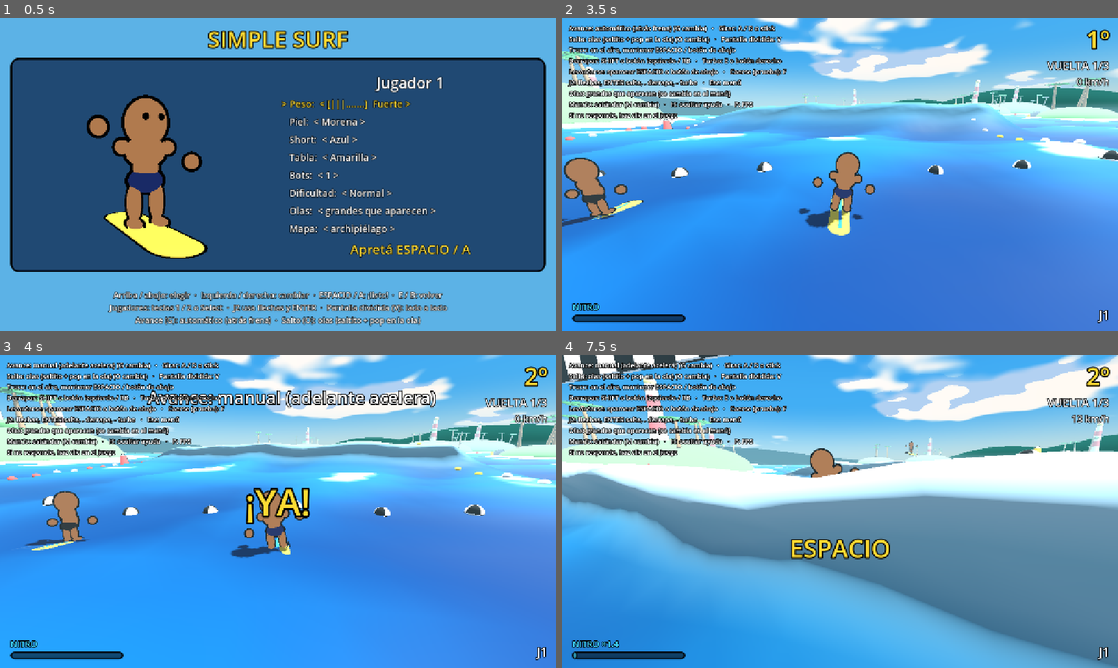
Above: before the commit, frames 1-4 (two rows, left to right).
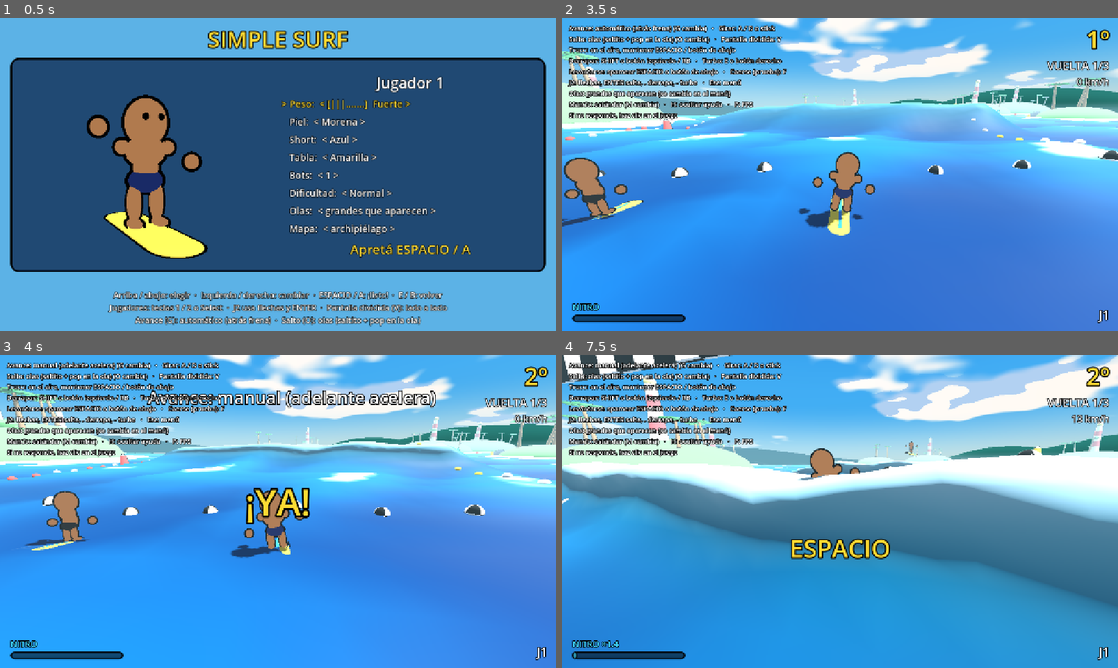
Above: after the commit, the same moments.

Repository: asimplesurfer/simplesurf
Game: Godot game, scene res://ui/menus/character_select.tscn
Same seed, same stepped clock (60 frames per second), same inputs: the game is played once before the commit and once after it.
Inputs (mouse positions are in pixels of both pictures, inside the frame that each line leads up to):
- Up to frame 1 (0.5 s): no input
- Up to frame 2 (3.5 s): tap Enter at 0.5 s; move the mouse to (962, 158) at 0.52 s; hold D (p1_right) 0.53-1.25 s; hold Space (p1_a) 0.53-1.25 s; click (962, 158) at 0.67 s; drag from (728, 190) to (812, 237) at 1.27 s; move the mouse to (895, 105) at 2.02 s; hold D (p1_right) 2.03-2.75 s; tap Shift (p1_drift) at 2.1 s; drag from (812, 237) to (673, 127) at 2.77 s
- Up to frame 3 (4 s): move the mouse to (444, 558) at 3.52 s; hold A (p1_left) from 3.53 s (still down); tap G at 3.6 s
- Up to frame 4 (7.5 s): release A (p1_left) at 4.25 s; drag from (673, 464) to (756, 433) at 4.27 s; move the mouse to (867, 511) at 5.02 s; hold S (p1_down) 5.03-5.75 s; tap J at 5.1 s; click (867, 511) at 5.17 s; drag from (756, 433) to (728, 527) at 5.77 s; move the mouse to (962, 495) at 6.52 s; hold W (p1_up) 6.53-7.25 s; tap K at 6.6 s; drag from (728, 527) to (812, 574) at 7.27 s

Frame 1 is identical in both runs. In frame 2, 0.5% of the frame differs, in the area x 25-80%, y 26-34%; in frame 3, 1.7%; in frame 4, 44%, in the area x 0-100%, y 30-100%.

Commit message:
Olas: espuma solo en el labio y una franja de la cara; menos inclinación
Co-Authored-By: Claude Opus 5.5 <noreply@anthropic.com>
Claude-Session: https://claude.ai/code/session_0158oNfJa2g5qsqyuATh8Mjh

Diff:
--- a/world/water/water.gdshader
+++ b/world/water/water.gdshader
@@ -96,7 +96,7 @@
 	float dn_du = (-2.0 * u / (width * width)) * gauss * e;
 	h += amp * n;
 	// Corrimiento de la cresta hacia adelante (más fuerte cuando rompe).
-	float lean = (0.45 + 1.35 * breaking) * amp;
+	float lean = (0.35 + 0.95 * breaking) * amp;
 	float n2 = n * n;
 	disp += dir * (lean * n2 * n);
 	float stretch = max(1.0 + lean * 3.0 * n2 * dn_du, 0.12);
@@ -108,9 +108,9 @@
 	// Cuerpo turquesa: aparece a medida que la ola gana altura.
 	body = max(body, n * strength * (0.4 + 0.6 * breaking));
 	// Espuma: arriba del labio y cayendo por la cara de adelante.
-	float crest_foam = smoothstep(0.62, 0.92, n);
-	float face_foam = smoothstep(0.25, 0.7, n) * smoothstep(0.0, width * 0.5, u);
-	lip = max(lip, breaking * strength * max(crest_foam, face_foam * 0.8));
+	float crest_foam = smoothstep(0.8, 0.97, n);
+	float face_foam = smoothstep(0.5, 0.8, n) * smoothstep(0.0, width * 0.35, u);
+	lip = max(lip, breaking * strength * max(crest_foam, face_foam * 0.6));
 }
 
 void add_ring(vec2 p, inout float h, inout vec2 g, inout float body, inout float lip) {
